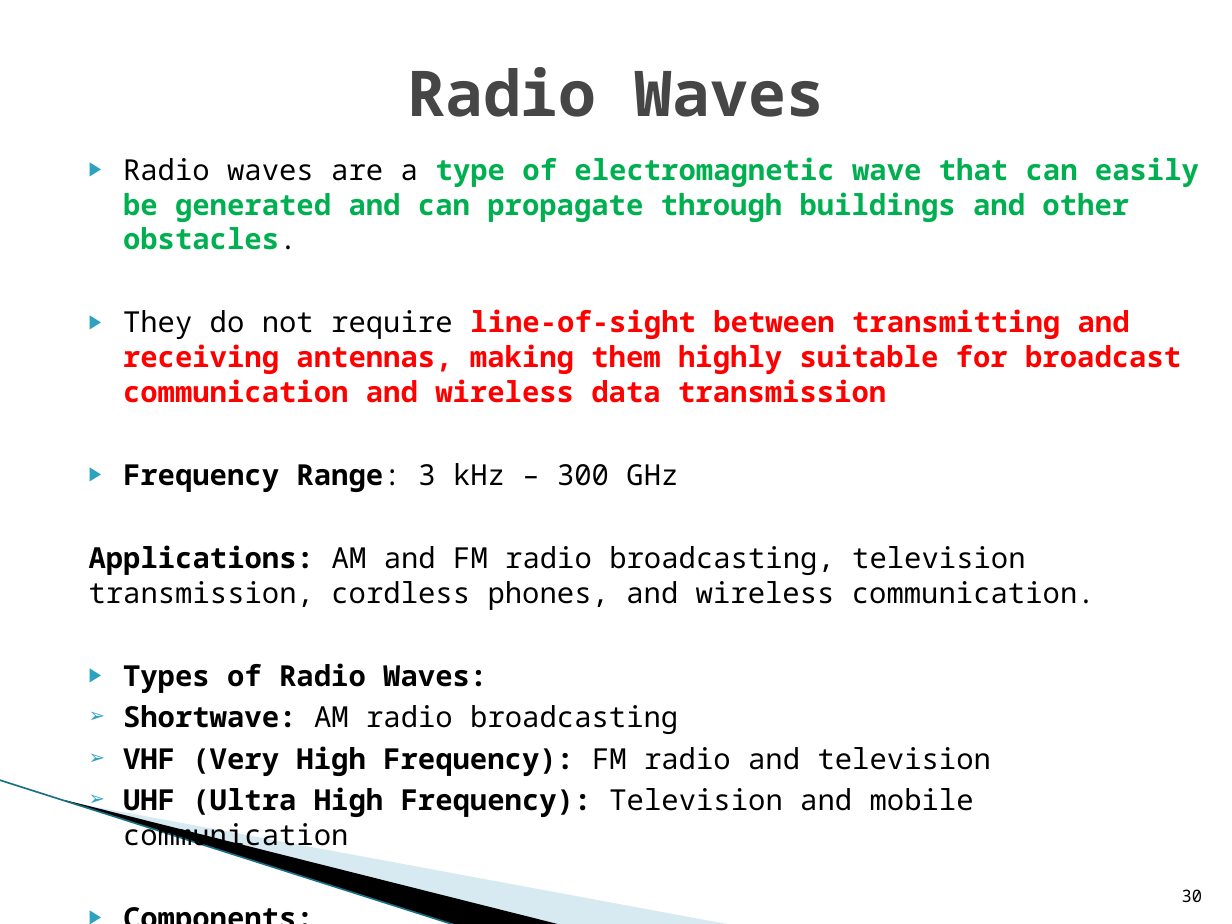
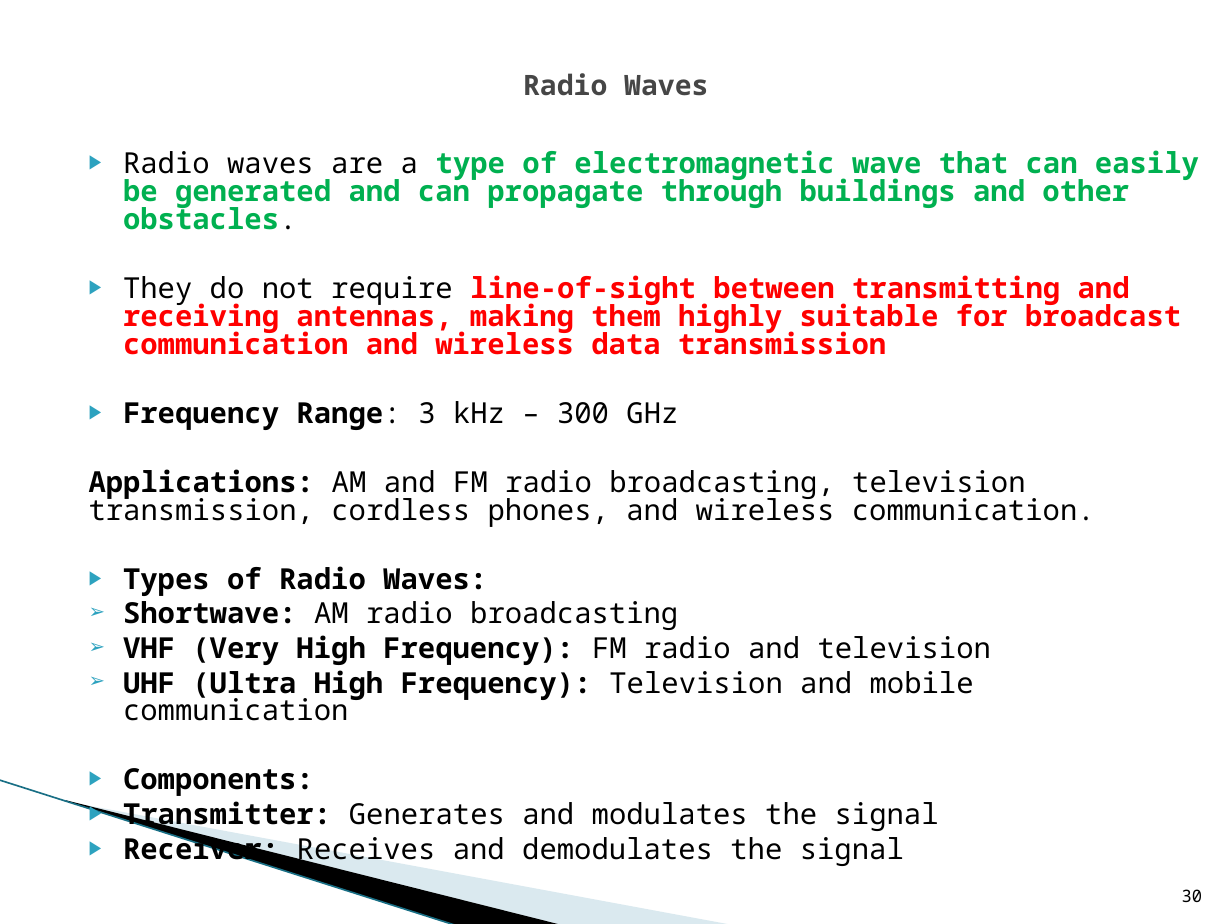
Before and after one commit to mkbantu/computer-Engineering-university-of-Rwanda-Notes, a slide deck: slide 30 of Year 2/Computer Networks/CIT 3212 Computer Networks week2.pptx. Drawn at 1232x924 pixels with LibreOffice and Linux fonts; fonts in the diff are those of the drawing; background and template pictures are left out. Boxes give left, top, right and bottom in pixels: in the first picture for what was removed or moved away, otherwise in the second. Text is boxed around its words. In the diff, an @@ line names an element or a change of style, - is before the commit and + after.

```diff
--- a/Year 2/Computer Networks/CIT 3212 Computer Networks week2.pptx
+++ b/Year 2/Computer Networks/CIT 3212 Computer Networks week2.pptx
@@ title "Radio Waves" at bbox=[523, 73, 708, 96]: size 36.9 to 16.4 pt; line spacing 1 to 0.8 @@
@@ text "Radio waves are a type ..." at bbox=[89, 150, 1199, 866]: line spacing 1 to 0.8 @@
@@ line (0, 780) - (457, 924): stroke #97C5D8 0.95 pt to #196F85 0.95 pt @@
@@ freeform shape at bbox=[68, 801, 733, 924]: fill #A0CBDC at 40% opacity to #A4C9D8 at 40% opacity @@
```
Also in this commit, not shown: 61 other slides changed, 13 other files.
